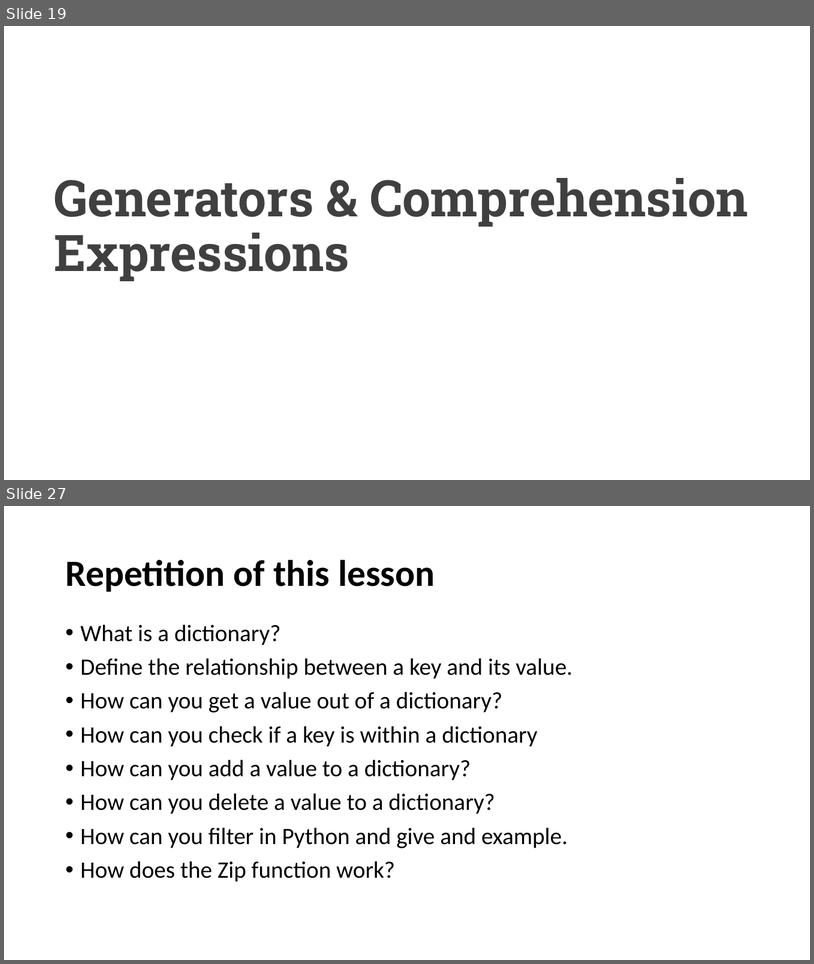
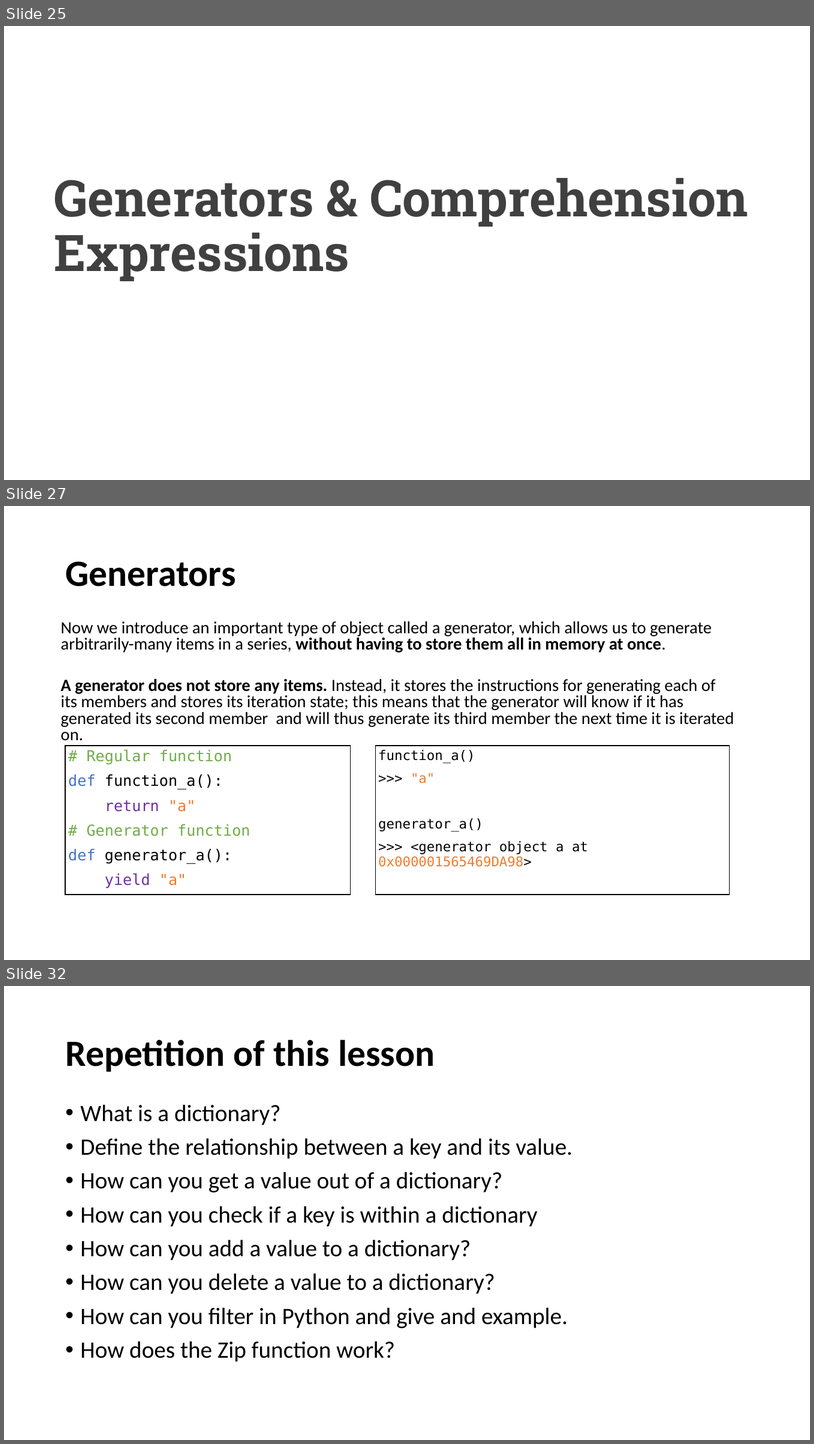
Before and after one commit to UCLL-PR2/exercises, a slide deck: 03-iterable&generators/programming2_iterable.pptx. Shown one above the other, each under a label of ours: slides 19 and 27 before the commit, slides 25, 27 and 32 after it; the slides between them are not shown. The pictures are 814x964 and 814x1444 pixels, drawn with LibreOffice and Linux fonts; fonts in the diff are those of the drawing. Boxes give left, top, right and bottom in pixels: in the first picture for what was removed or moved away, otherwise in the second. Text is boxed around its words. In the diff, an @@ line names an element or a change of style, - is before the commit and + after.

```diff
--- a/03-iterable&generators/programming2_iterable.pptx
+++ b/03-iterable&generators/programming2_iterable.pptx
@@ slide 27 added at (4,506,810,960), background #FFFFFF @@
@@ title added at (65,561,236,586), 44 pt, text #000000, bold @@
+Generators
@@ text added at (61,621,734,741), 20.4 pt, text #000000 @@
+  Now we introduce an important type of object called a generator, which allows us to generate arbitrarily-many items in a series, without having to store them all in memory at once.
+  A generator does not store any items. Instead, it stores the instructions for generating each of its members and stores its iteration state; this means that the generator will know if it has generated its second member and will thus generate its third member the next time it is iterated on.
@@ rectangle added at (65,745,350,894), outline #000000 1 pt, 18 pt, text #70AD47 @@
+# Regular function
+def function_a():
+return "a"
+# Generator function
+def generator_a():
+yield "a"
@@ rectangle added at (375,745,730,894), outline #000000 1 pt, 16 pt, text #000000 @@
+function_a()
+>>> "a"
+generator_a()
+>>> <generator object a at 0x000001565469DA98>
@@ what was slide 19 is now slide 25 @@
@@ what was slide 27 is now slide 32 @@
```
Also in this commit, not shown: 5 slides changed, 5 other slides added, 1 slide removed, 1 other file.
